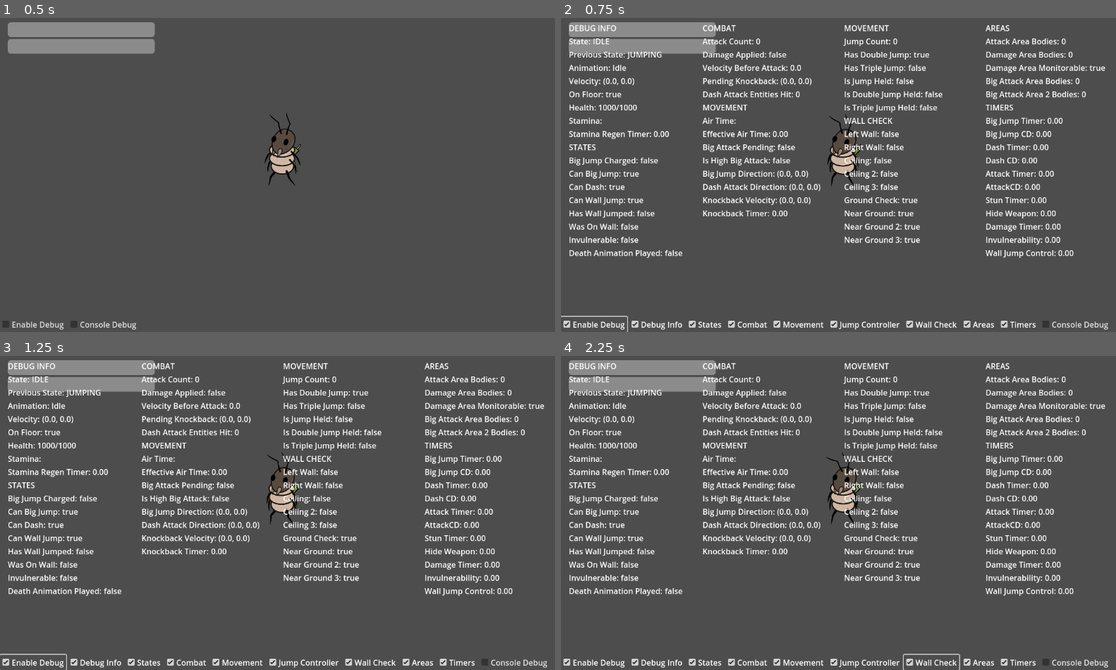
Above: before the commit, frames 1-4 (two rows, left to right).
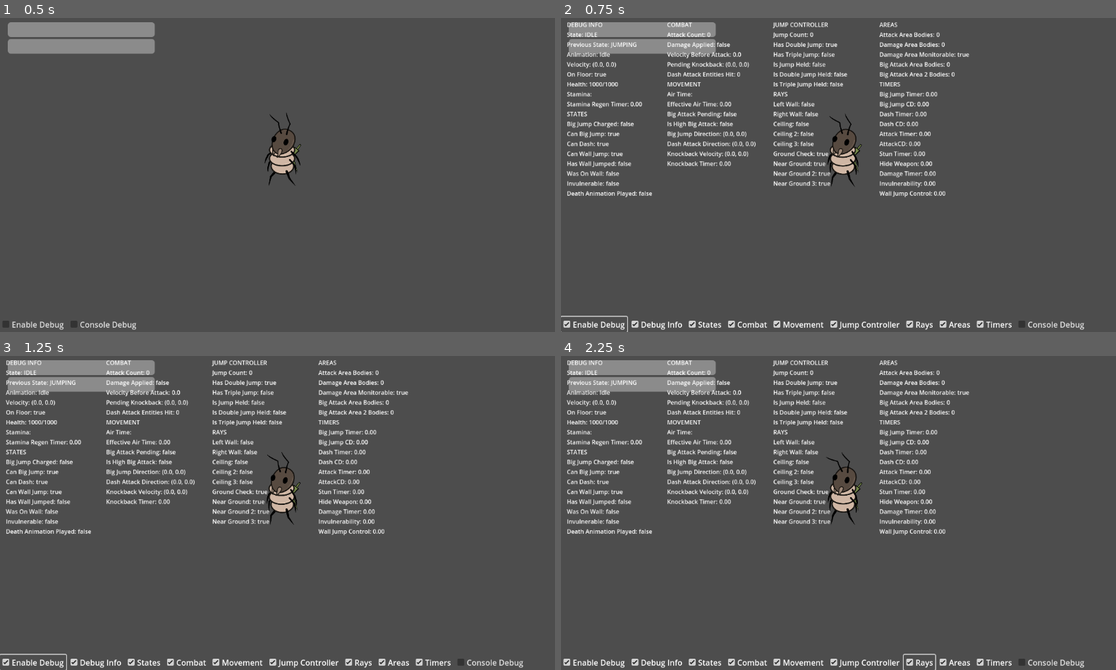
Above: after the commit, the same moments.

Repository: KadarGM/TheLastLarva
Game: Godot game, scene res://utils/scenes/main.tscn
Two runs of this game, one before a commit and one after it. Both use one fixed random seed, a clock stepped at 60 frames per second and the inputs below.
Inputs (mouse positions are in pixels of both pictures, inside the frame that each line leads up to):
- Up to frame 1 (0.5 s): no input
- Up to frame 2 (0.75 s): click "Enable Debug" at 0.5 s
- Up to frame 3 (1.25 s): no input
- Up to frame 4 (2.25 s): click (932, 663) at 1.25 s, where only the run before the commit has a clickable "Wall Check"; click (921, 663) at 2 s, where only the run after the commit has a clickable "Rays"

Frame 1 is identical in both runs. In frame 2, 14% of the frame differs, in the area x 1-99%, y 1-100%; in frame 3, 14%; in frame 4, 14%.

Commit message:
debgu edit

Diff:
--- a/utils/character/handlers/debugHandler.gd
+++ b/utils/character/handlers/debugHandler.gd
@@ -24,7 +24,7 @@
 @onready var combat_button: CheckBox = $VBoxContainer/Buttons/CombatButton
 @onready var movement_button: CheckBox = $VBoxContainer/Buttons/MovementButton
 @onready var jump_controller_button: CheckBox = $VBoxContainer/Buttons/JumpControllerButton
-@onready var wall_check_button: CheckBox = $VBoxContainer/Buttons/WallCheckButton
+@onready var rays_button: CheckBox = $VBoxContainer/Buttons/RaysButton
 @onready var areas_button: CheckBox = $VBoxContainer/Buttons/AreasButton
 @onready var timers_button: CheckBox = $VBoxContainer/Buttons/TimersButton
 @onready var console_debug_button = $VBoxContainer/Buttons/ConsoleDebugButton
@@ -34,7 +34,7 @@
 @onready var combat_holder = $DebugHolder/HBoxContainer/Line2/VBoxContainer/Combat
 @onready var movement_holder = $DebugHolder/HBoxContainer/Line2/VBoxContainer/Movement
 @onready var jump_controller_holder = $DebugHolder/HBoxContainer/Line3/VBoxContainer/JumpController
-@onready var wall_check_holder = $DebugHolder/HBoxContainer/Line3/VBoxContainer/WallCheck
+@onready var rays_holder = $DebugHolder/HBoxContainer/Line3/VBoxContainer/Rays
 @onready var areas_holder = $DebugHolder/HBoxContainer/Line4/VBoxContainer/Areas
 @onready var timers_holder = $DebugHolder/HBoxContainer/Line4/VBoxContainer/Timers
 
@@ -73,7 +73,7 @@
 	combat_button.visible = enable_debug_button.button_pressed
 	movement_button.visible = enable_debug_button.button_pressed
 	jump_controller_button.visible = enable_debug_button.button_pressed
-	wall_check_button.visible = enable_debug_button.button_pressed
+	rays_button.visible = enable_debug_button.button_pressed
 	areas_button.visible = enable_debug_button.button_pressed
 	timers_button.visible = enable_debug_button.button_pressed
 
@@ -82,7 +82,7 @@
 	combat_holder.visible = combat_button.button_pressed
 	movement_holder.visible = movement_button.button_pressed
 	jump_controller_holder.visible = jump_controller_button.button_pressed
-	wall_check_holder.visible = wall_check_button.button_pressed
+	rays_holder.visible = rays_button.button_pressed
 	areas_holder.visible = areas_button.button_pressed
 	timers_holder.visible = timers_button.button_pressed
 
--- a/utils/ui/DebugHelper.tscn
+++ b/utils/ui/DebugHelper.tscn
@@ -13,6 +13,7 @@
 anchor_bottom = 1.0
 grow_horizontal = 2
 grow_vertical = 2
+scale = Vector2(0.75, 0.75)
 script = ExtResource("2_6jifn")
 air_time_text = NodePath("HBoxContainer/Line2/VBoxContainer/Movement/EffectiveAirTime/EffectiveAirTimeText")
 effective_air_time_text = NodePath("HBoxContainer/Line2/VBoxContainer/Movement/EffectiveAirTime/EffectiveAirTimeText")
@@ -27,15 +28,15 @@
 velocity_before_attack_text = NodePath("HBoxContainer/Line2/VBoxContainer/Combat/VelocityBeforeAttack/VelocityBeforeAttackText")
 pending_knockback_text = NodePath("HBoxContainer/Line2/VBoxContainer/Combat/PendingKnockback/PendingKnockbackText")
 dash_attack_entities_hit_text = NodePath("HBoxContainer/Line2/VBoxContainer/Combat/DashAttackEntitiesHit/DashAttackEntitiesHitText")
-left_wall_text = NodePath("HBoxContainer/Line3/VBoxContainer/WallCheck/LeftWall/LeftWallText")
-right_wall_text = NodePath("HBoxContainer/Line3/VBoxContainer/WallCheck/RightWall/RightWallText")
-ceiling_text = NodePath("HBoxContainer/Line3/VBoxContainer/WallCheck/Ceiling/CeilingText")
-ceiling_2_text = NodePath("HBoxContainer/Line3/VBoxContainer/WallCheck/Ceiling2/Ceiling2Text")
-ceiling_3_text = NodePath("HBoxContainer/Line3/VBoxContainer/WallCheck/Ceiling3/Ceiling3Text")
-ground_check_text = NodePath("HBoxContainer/Line3/VBoxContainer/WallCheck/GroundCheck/GroundCheckText")
-near_ground_text = NodePath("HBoxContainer/Line3/VBoxContainer/WallCheck/NearGround/NearGroundText")
-near_ground_2_text = NodePath("HBoxContainer/Line3/VBoxContainer/WallCheck/NearGround2/NearGround2Text")
-near_ground_3_text = NodePath("HBoxContainer/Line3/VBoxContainer/WallCheck/NearGround3/NearGround3Text")
+left_wall_text = NodePath("HBoxContainer/Line3/VBoxContainer/Rays/LeftWall/LeftWallText")
+right_wall_text = NodePath("HBoxContainer/Line3/VBoxContainer/Rays/RightWall/RightWallText")
+ceiling_text = NodePath("HBoxContainer/Line3/VBoxContainer/Rays/Ceiling/CeilingText")
+ceiling_2_text = NodePath("HBoxContainer/Line3/VBoxContainer/Rays/Ceiling2/Ceiling2Text")
+ceiling_3_text = NodePath("HBoxContainer/Line3/VBoxContainer/Rays/Ceiling3/Ceiling3Text")
+ground_check_text = NodePath("HBoxContainer/Line3/VBoxContainer/Rays/GroundCheck/GroundCheckText")
+near_ground_text = NodePath("HBoxContainer/Line3/VBoxContainer/Rays/NearGround/NearGroundText")
+near_ground_2_text = NodePath("HBoxContainer/Line3/VBoxContainer/Rays/NearGround2/NearGround2Text")
+near_ground_3_text = NodePath("HBoxContainer/Line3/VBoxContainer/Rays/NearGround3/NearGround3Text")
 jump_count_text = NodePath("HBoxContainer/Line3/VBoxContainer/JumpController/JumpCount/JumpCountText")
 has_double_jump_text = NodePath("HBoxContainer/Line3/VBoxContainer/JumpController/HasDoubleJump/HasDoubleJumpText")
 has_triple_jump_text = NodePath("HBoxContainer/Line3/VBoxContainer/JumpController/HasTripleJump/HasTripleJumpText")
@@ -434,7 +435,7 @@
 
 [node name="JumpController" type="Label" parent="DebugHolder/HBoxContainer/Line3/VBoxContainer/JumpController"]
 layout_mode = 2
-text = "MOVEMENT"
+text = "JUMP CONTROLLER"
 
 [node name="JumpCount" type="HBoxContainer" parent="DebugHolder/HBoxContainer/Line3/VBoxContainer/JumpController"]
 layout_mode = 2
@@ -496,102 +497,102 @@
 [node name="IsTripleJumpHeldText" type="Label" parent="DebugHolder/HBoxContainer/Line3/VBoxContainer/JumpController/IsTripleJumpHeld"]
 layout_mode = 2
 
-[node name="WallCheck" type="VBoxContainer" parent="DebugHolder/HBoxContainer/Line3/VBoxContainer"]
+[node name="Rays" type="VBoxContainer" parent="DebugHolder/HBoxContainer/Line3/VBoxContainer"]
 layout_mode = 2
 size_flags_horizontal = 3
 
-[node name="WallCheck" type="Label" parent="DebugHolder/HBoxContainer/Line3/VBoxContainer/WallCheck"]
-layout_mode = 2
-text = "WALL CHECK"
-
-[node name="LeftWall" type="HBoxContainer" parent="DebugHolder/HBoxContainer/Line3/VBoxContainer/WallCheck"]
-layout_mode = 2
-
-[node name="LeftWallLabel" type="Label" parent="DebugHolder/HBoxContainer/Line3/VBoxContainer/WallCheck/LeftWall"]
+[node name="Rays" type="Label" parent="DebugHolder/HBoxContainer/Line3/VBoxContainer/Rays"]
+layout_mode = 2
+text = "RAYS"
+
+[node name="LeftWall" type="HBoxContainer" parent="DebugHolder/HBoxContainer/Line3/VBoxContainer/Rays"]
+layout_mode = 2
+
+[node name="LeftWallLabel" type="Label" parent="DebugHolder/HBoxContainer/Line3/VBoxContainer/Rays/LeftWall"]
 layout_mode = 2
 text = "Left Wall:"
 
-[node name="LeftWallText" type="Label" parent="DebugHolder/HBoxContainer/Line3/VBoxContainer/WallCheck/LeftWall"]
-layout_mode = 2
-
-[node name="RightWall" type="HBoxContainer" parent="DebugHolder/HBoxContainer/Line3/VBoxContainer/WallCheck"]
-layout_mode = 2
-
-[node name="RightWallLabel" type="Label" parent="DebugHolder/HBoxContainer/Line3/VBoxContainer/WallCheck/RightWall"]
+[node name="LeftWallText" type="Label" parent="DebugHolder/HBoxContainer/Line3/VBoxContainer/Rays/LeftWall"]
+layout_mode = 2
+
+[node name="RightWall" type="HBoxContainer" parent="DebugHolder/HBoxContainer/Line3/VBoxContainer/Rays"]
+layout_mode = 2
+
+[node name="RightWallLabel" type="Label" parent="DebugHolder/HBoxContainer/Line3/VBoxContainer/Rays/RightWall"]
 layout_mode = 2
 text = "Right Wall:"
 
-[node name="RightWallText" type="Label" parent="DebugHolder/HBoxContainer/Line3/VBoxContainer/WallCheck/RightWall"]
-layout_mode = 2
-
-[node name="Ceiling" type="HBoxContainer" parent="DebugHolder/HBoxContainer/Line3/VBoxContainer/WallCheck"]
-layout_mode = 2
-
-[node name="CeilingLabel" type="Label" parent="DebugHolder/HBoxContainer/Line3/VBoxContainer/WallCheck/Ceiling"]
+[node name="RightWallText" type="Label" parent="DebugHolder/HBoxContainer/Line3/VBoxContainer/Rays/RightWall"]
+layout_mode = 2
+
+[node name="Ceiling" type="HBoxContainer" parent="DebugHolder/HBoxContainer/Line3/VBoxContainer/Rays"]
+layout_mode = 2
+
+[node name="CeilingLabel" type="Label" parent="DebugHolder/HBoxContainer/Line3/VBoxContainer/Rays/Ceiling"]
 layout_mode = 2
 text = "Ceiling:"
 
-[node name="CeilingText" type="Label" parent="DebugHolder/HBoxContainer/Line3/VBoxContainer/WallCheck/Ceiling"]
-layout_mode = 2
-
-[node name="Ceiling2" type="HBoxContainer" parent="DebugHolder/HBoxContainer/Line3/VBoxContainer/WallCheck"]
-layout_mode = 2
-
-[node name="Ceiling2Label" type="Label" parent="DebugHolder/HBoxContainer/Line3/VBoxContainer/WallCheck/Ceiling2"]
+[node name="CeilingText" type="Label" parent="DebugHolder/HBoxContainer/Line3/VBoxContainer/Rays/Ceiling"]
+layout_mode = 2
+
+[node name="Ceiling2" type="HBoxContainer" parent="DebugHolder/HBoxContainer/Line3/VBoxContainer/Rays"]
+layout_mode = 2
+
+[node name="Ceiling2Label" type="Label" parent="DebugHolder/HBoxContainer/Line3/VBoxContainer/Rays/Ceiling2"]
 layout_mode = 2
 text = "Ceiling 2:"
 
-[node name="Ceiling2Text" type="Label" parent="DebugHolder/HBoxContainer/Line3/VBoxContainer/WallCheck/Ceiling2"]
-layout_mode = 2
-
-[node name="Ceiling3" type="HBoxContainer" parent="DebugHolder/HBoxContainer/Line3/VBoxContainer/WallCheck"]
-layout_mode = 2
-
-[node name="Ceiling3Label" type="Label" parent="DebugHolder/HBoxContainer/Line3/VBoxContainer/WallCheck/Ceiling3"]
+[node name="Ceiling2Text" type="Label" parent="DebugHolder/HBoxContainer/Line3/VBoxContainer/Rays/Ceiling2"]
+layout_mode = 2
+
+[node name="Ceiling3" type="HBoxContainer" parent="DebugHolder/HBoxContainer/Line3/VBoxContainer/Rays"]
+layout_mode = 2
+
+[node name="Ceiling3Label" type="Label" parent="DebugHolder/HBoxContainer/Line3/VBoxContainer/Rays/Ceiling3"]
 layout_mode = 2
 text = "Ceiling 3:"
 
-[node name="Ceiling3Text" type="Label" parent="DebugHolder/HBoxContainer/Line3/VBoxContainer/WallCheck/Ceiling3"]
-layout_mode = 2
-
-[node name="GroundCheck" type="HBoxContainer" parent="DebugHolder/HBoxContainer/Line3/VBoxContainer/WallCheck"]
-layout_mode = 2
-
-[node name="GroundCheckLabel" type="Label" parent="DebugHolder/HBoxContainer/Line3/VBoxContainer/WallCheck/GroundCheck"]
+[node name="Ceiling3Text" type="Label" parent="DebugHolder/HBoxContainer/Line3/VBoxContainer/Rays/Ceiling3"]
+layout_mode = 2
+
+[node name="GroundCheck" type="HBoxContainer" parent="DebugHolder/HBoxContainer/Line3/VBoxContainer/Rays"]
+layout_mode = 2
+
+[node name="GroundCheckLabel" type="Label" parent="DebugHolder/HBoxContainer/Line3/VBoxContainer/Rays/GroundCheck"]
 layout_mode = 2
 text = "Ground Check:"
 
-[node name="GroundCheckText" type="Label" parent="DebugHolder/HBoxContainer/Line3/VBoxContainer/WallCheck/GroundCheck"]
-layout_mode = 2
-
-[node name="NearGround" type="HBoxContainer" parent="DebugHolder/HBoxContainer/Line3/VBoxContainer/WallCheck"]
-layout_mode = 2
-
-[node name="NearGroundLabel" type="Label" parent="DebugHolder/HBoxContainer/Line3/VBoxContainer/WallCheck/NearGround"]
+[node name="GroundCheckText" type="Label" parent="DebugHolder/HBoxContainer/Line3/VBoxContainer/Rays/GroundCheck"]
+layout_mode = 2
+
+[node name="NearGround" type="HBoxContainer" parent="DebugHolder/HBoxContainer/Line3/VBoxContainer/Rays"]
+layout_mode = 2
+
+[node name="NearGroundLabel" type="Label" parent="DebugHolder/HBoxContainer/Line3/VBoxContainer/Rays/NearGround"]
 layout_mode = 2
 text = "Near Ground:"
 
-[node name="NearGroundText" type="Label" parent="DebugHolder/HBoxContainer/Line3/VBoxContainer/WallCheck/NearGround"]
-layout_mode = 2
-
-[node name="NearGround2" type="HBoxContainer" parent="DebugHolder/HBoxContainer/Line3/VBoxContainer/WallCheck"]
-layout_mode = 2
-
-[node name="NearGround2Label" type="Label" parent="DebugHolder/HBoxContainer/Line3/VBoxContainer/WallCheck/NearGround2"]
+[node name="NearGroundText" type="Label" parent="DebugHolder/HBoxContainer/Line3/VBoxContainer/Rays/NearGround"]
+layout_mode = 2
+
+[node name="NearGround2" type="HBoxContainer" parent="DebugHolder/HBoxContainer/Line3/VBoxContainer/Rays"]
+layout_mode = 2
+
+[node name="NearGround2Label" type="Label" parent="DebugHolder/HBoxContainer/Line3/VBoxContainer/Rays/NearGround2"]
 layout_mode = 2
 text = "Near Ground 2:"
 
-[node name="NearGround2Text" type="Label" parent="DebugHolder/HBoxContainer/Line3/VBoxContainer/WallCheck/NearGround2"]
-layout_mode = 2
-
-[node name="NearGround3" type="HBoxContainer" parent="DebugHolder/HBoxContainer/Line3/VBoxContainer/WallCheck"]
-layout_mode = 2
-
-[node name="NearGround3Label" type="Label" parent="DebugHolder/HBoxContainer/Line3/VBoxContainer/WallCheck/NearGround3"]
+[node name="NearGround2Text" type="Label" parent="DebugHolder/HBoxContainer/Line3/VBoxContainer/Rays/NearGround2"]
+layout_mode = 2
+
+[node name="NearGround3" type="HBoxContainer" parent="DebugHolder/HBoxContainer/Line3/VBoxContainer/Rays"]
+layout_mode = 2
+
+[node name="NearGround3Label" type="Label" parent="DebugHolder/HBoxContainer/Line3/VBoxContainer/Rays/NearGround3"]
 layout_mode = 2
 text = "Near Ground 3:"
 
-[node name="NearGround3Text" type="Label" parent="DebugHolder/HBoxContainer/Line3/VBoxContainer/WallCheck/NearGround3"]
+[node name="NearGround3Text" type="Label" parent="DebugHolder/HBoxContainer/Line3/VBoxContainer/Rays/NearGround3"]
 layout_mode = 2
 
 [node name="Line4" type="MarginContainer" parent="DebugHolder/HBoxContainer"]
@@ -823,10 +824,10 @@
 text = "Jump Controller"
 flat = true
 
-[node name="WallCheckButton" type="CheckBox" parent="VBoxContainer/Buttons"]
+[node name="RaysButton" type="CheckBox" parent="VBoxContainer/Buttons"]
 layout_mode = 2
 button_pressed = true
-text = "Wall Check"
+text = "Rays"
 flat = true
 
 [node name="AreasButton" type="CheckBox" parent="VBoxContainer/Buttons"]
